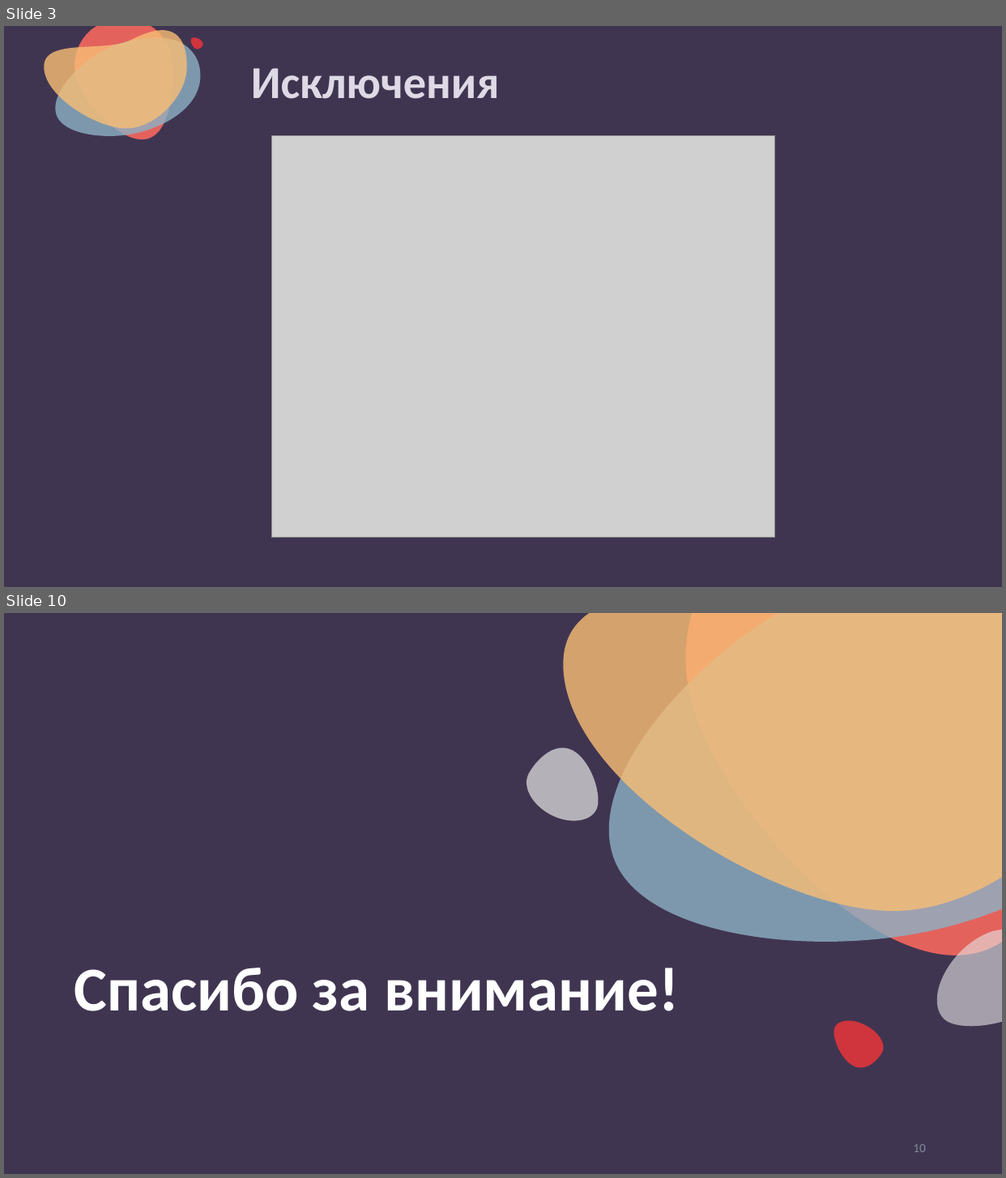
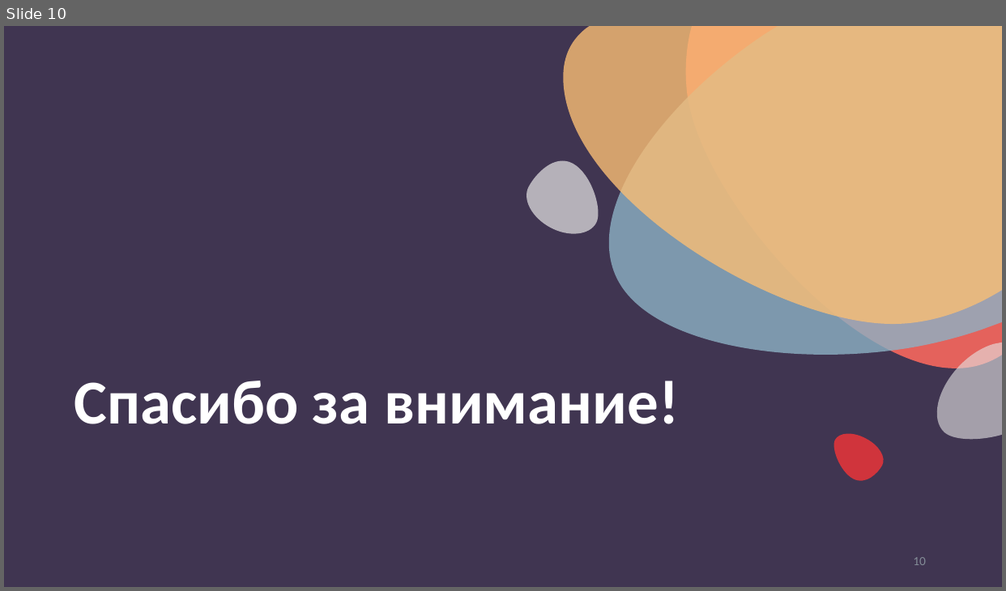
Before and after one commit to nesrv/python-for-odin.study, a slide deck: m5-1-git/презентация.pptx. Shown one above the other, each under a label of ours: slides 3 and 10 before the commit, slide 10 after it; the slides between them are not shown. The pictures are 1006x1178 and 1006x591 pixels, drawn with LibreOffice and Linux fonts; fonts in the diff are those of the drawing; grey boxes stand for pictures. Boxes give left, top, right and bottom in pixels: in the first picture for what was removed or moved away, otherwise in the second. Text is boxed around its words. In the diff, an @@ line names an element or a change of style, - is before the commit and + after.

```diff
--- a/m5-1-git/презентация.pptx
+++ b/m5-1-git/презентация.pptx
@@ slide 3 removed at (x1=4, y1=26, x2=1002, y2=587), background #403551 @@
@@ freeform shape removed at (x1=44, y1=31, x2=187, y2=129) @@
@@ freeform shape removed at (x1=56, y1=37, x2=201, y2=136) @@
@@ freeform shape removed at (x1=74, y1=26, x2=172, y2=139) @@
@@ freeform shape removed at (x1=190, y1=37, x2=202, y2=49) @@
@@ title removed at (x1=251, y1=68, x2=500, y2=99) @@
-Исключения
@@ freeform shape removed at (x1=77, y1=140, x2=95, y2=159) @@
@@ picture removed at (x1=272, y1=135, x2=774, y2=538) @@
```
Also in this commit, not shown: 1 slide changed, 8 slides added, 7 other slides removed, 10 other files.
